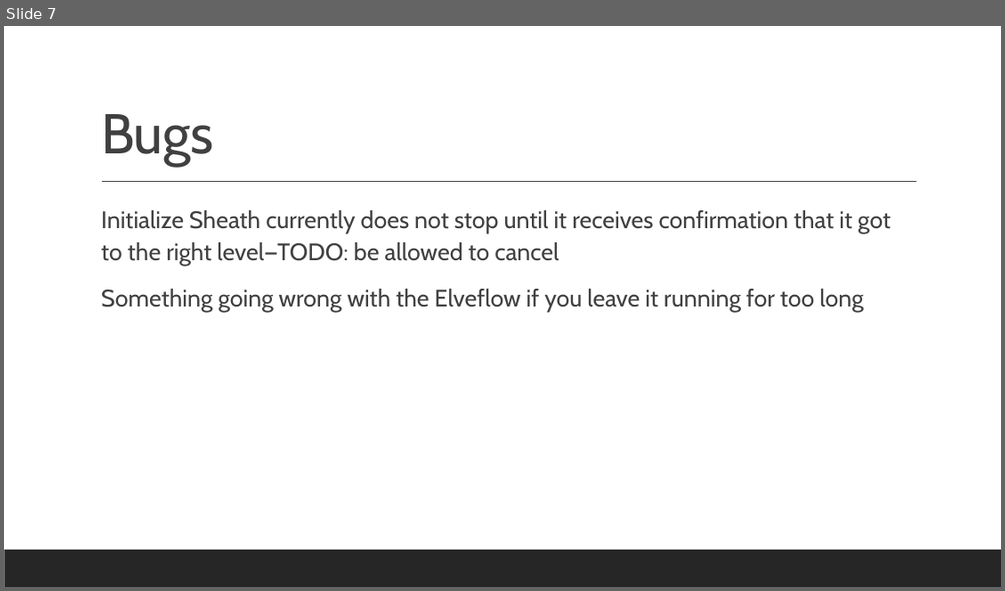
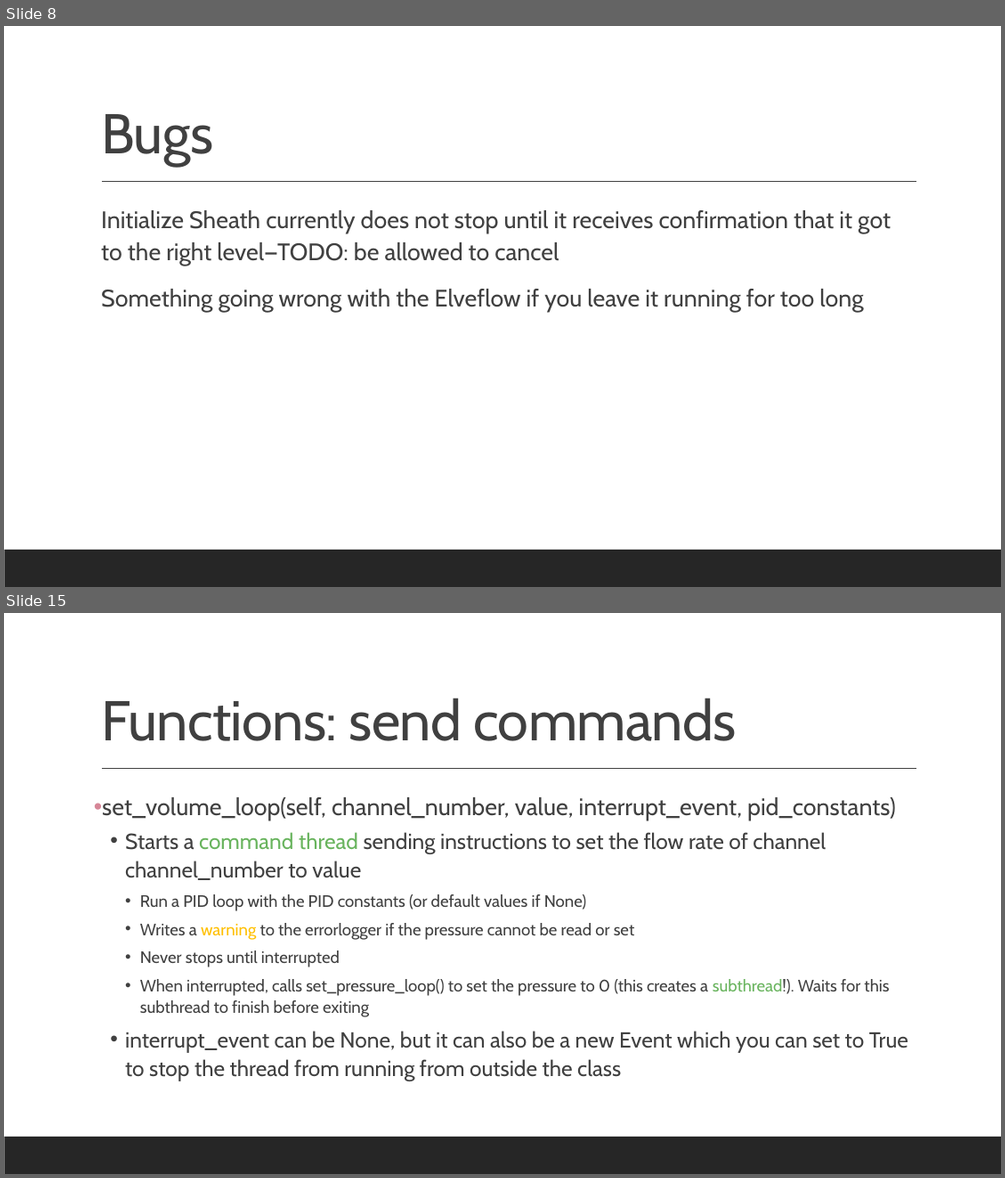
Before and after one commit to mathmauney/SAXSControl, a slide deck: Documentation.pptx. Shown one above the other, each under a label of ours: slide 7 before the commit, slides 8 and 15 after it; the slides between them are not shown. The pictures are 1005x591 and 1005x1178 pixels, drawn with LibreOffice and Linux fonts; fonts in the diff are those of the drawing. Boxes give left, top, right and bottom in pixels: in the first picture for what was removed or moved away, otherwise in the second. Text is boxed around its words. In the diff, an @@ line names an element or a change of style, - is before the commit and + after.

```diff
--- a/Documentation.pptx
+++ b/Documentation.pptx
@@ slide 15 added at (x1=4, y1=613, x2=1001, y2=1174), background #FFFFFF; not listed: 2 template elements that a slide beside it also shows @@
@@ title added at (x1=101, y1=698, x2=736, y2=741), 54 pt, text #404040 @@
+Functions: send commands
@@ text added at (x1=102, y1=797, x2=908, y2=1081), 16 pt, text #404040 @@
+• set_volume_loop(self, channel_number, value, interrupt_event, pid_constants)
+  • Starts a command thread sending instructions to set the flow rate of channel channel_number to value
+    • Run a PID loop with the PID constants (or default values if None)
+    • Writes a warning to the errorlogger if the pressure cannot be read or set
+    • Never stops until interrupted
+    • When interrupted, calls set_pressure_loop() to set the pressure to 0 (this creates a subthread!). Waits for this subthread to finish before exiting
+  • interrupt_event can be None, but it can also be a new Event which you can set to True to stop the thread from running from outside the class
@@ what was slide 7 is now slide 8 @@
```
Also in this commit, not shown: 4 slides changed, 19 other slides added, 3 other files.
